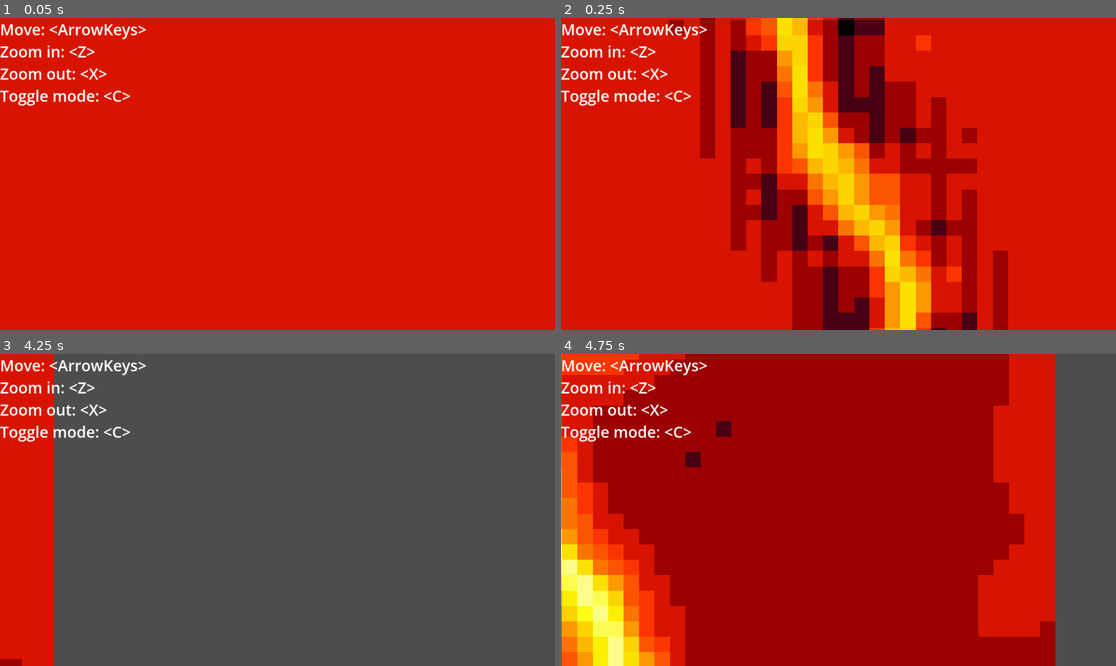
Above: before the commit, frames 1-4 (two rows, left to right).
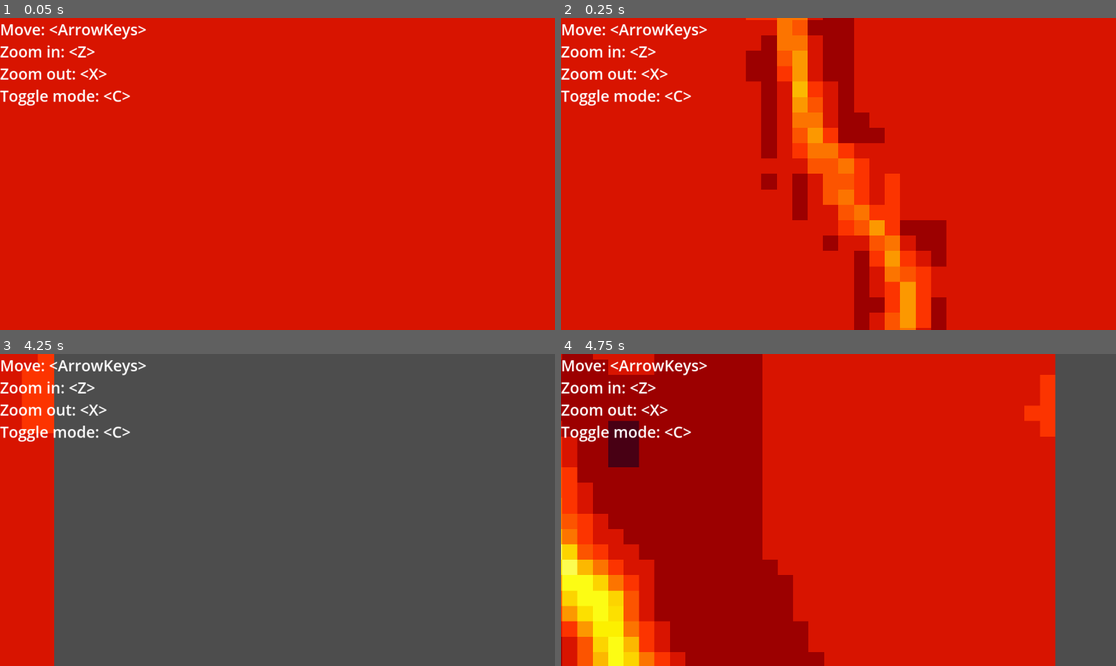
Above: after the commit, the same moments.

Repository: bingecraft-net/sandbox
Game: Godot game, scene res://scenes/game.tscn
Two runs of this game, one before a commit and one after it. Both use one fixed random seed, a clock stepped at 60 frames per second and the inputs below.
Inputs:
- Up to frame 1 (0.05 s): no input
- Up to frame 2 (0.25 s): no input
- Up to frame 3 (4.25 s): hold Right (ui_right) 0.53-1.28 s; tap C (toggle mode) at 0.6, 2.85 s; hold Down (ui_down) 1.28-2.03 s; tap Z (zoom in) at 1.35, 3.6 s; hold Right (ui_right) 2.03-2.78 s; tap X (zoom out) at 2.1 s; tap Enter at 2.75 s; hold Up (ui_up) 2.78-3.53 s; tap Space at 3.5 s; hold Left (ui_left) from 3.53 s (still down)
- Up to frame 4 (4.75 s): keep holding Left (ui_left); tap X (zoom out) at 4.35 s

Frame 1 is identical in both runs. In frame 2, 31% of the frame differs, in the area x 19-81%, y 0-100%; in frame 3, 1.2%; in frame 4, 55%, in the area x 0-90%, y 0-100%.

Commit message:
smooth transfer with MASS_GAIN=0.35

Diff:
--- a/scenes/cell.gd
+++ b/scenes/cell.gd
@@ -9,6 +9,7 @@
 var elapsed = 0
 var mass = Array()
 var mode = true
+const MASS_GAIN := 0.35
 
 # Called when the node enters the scene tree for the first time.
 func _ready() -> void:
@@ -24,14 +25,14 @@
 		for y in range(grid_size):
 			var magnitude = 0.
 			if mode:
-				magnitude = 15 * mass[x][y]
+				magnitude = 15.0 * mass[x][y]
 			else:
-				magnitude = 16 * sample(x, y, elapsed)
+				magnitude = 16.0 * sample(x, y, elapsed)
 			map.set_cell(Vector2i(x, y), 0, floor(magnitude) * Vector2i.RIGHT)
 
 
-func sample(x: float, y: float, elapsed: float) -> float:
-	var a = noise.get_noise_3d(x + offset.x, y + offset.y, elapsed)
+func sample(x: float, y: float, time: float) -> float:
+	var a = noise.get_noise_3d(x + offset.x, y + offset.y, time)
 	var fx = atan(a * 24)
 	var gx = 1 - cos(fx)
 	return gx
@@ -61,7 +62,12 @@
 
 				var mean = (m00 + m10 + m11 + m01 + a00 + a10 + a11 + a01) / 4.
 
-				mass[x0][y0] += (mean - m00 - a00)
-				mass[x1][y0] += (mean - m10 - a10)
-				mass[x1][y1] += (mean - m11 - a11)
-				mass[x0][y1] += (mean - m01 - a01)
+				m00 += (mean - m00 - a00) * MASS_GAIN
+				m10 += (mean - m10 - a10) * MASS_GAIN
+				m11 += (mean - m11 - a11) * MASS_GAIN
+				m01 += (mean - m01 - a01) * MASS_GAIN
+
+				mass[x0][y0] = m00
+				mass[x1][y0] = m10
+				mass[x1][y1] = m11
+				mass[x0][y1] = m01
